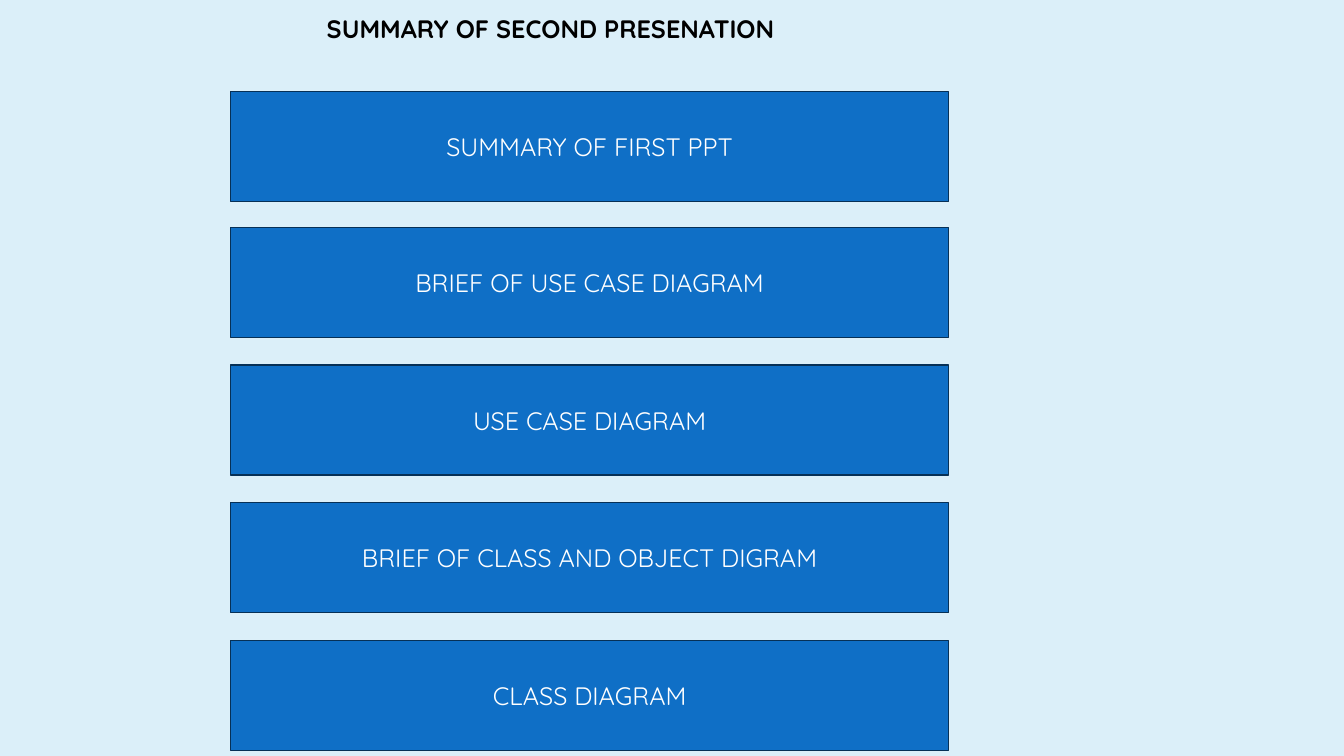
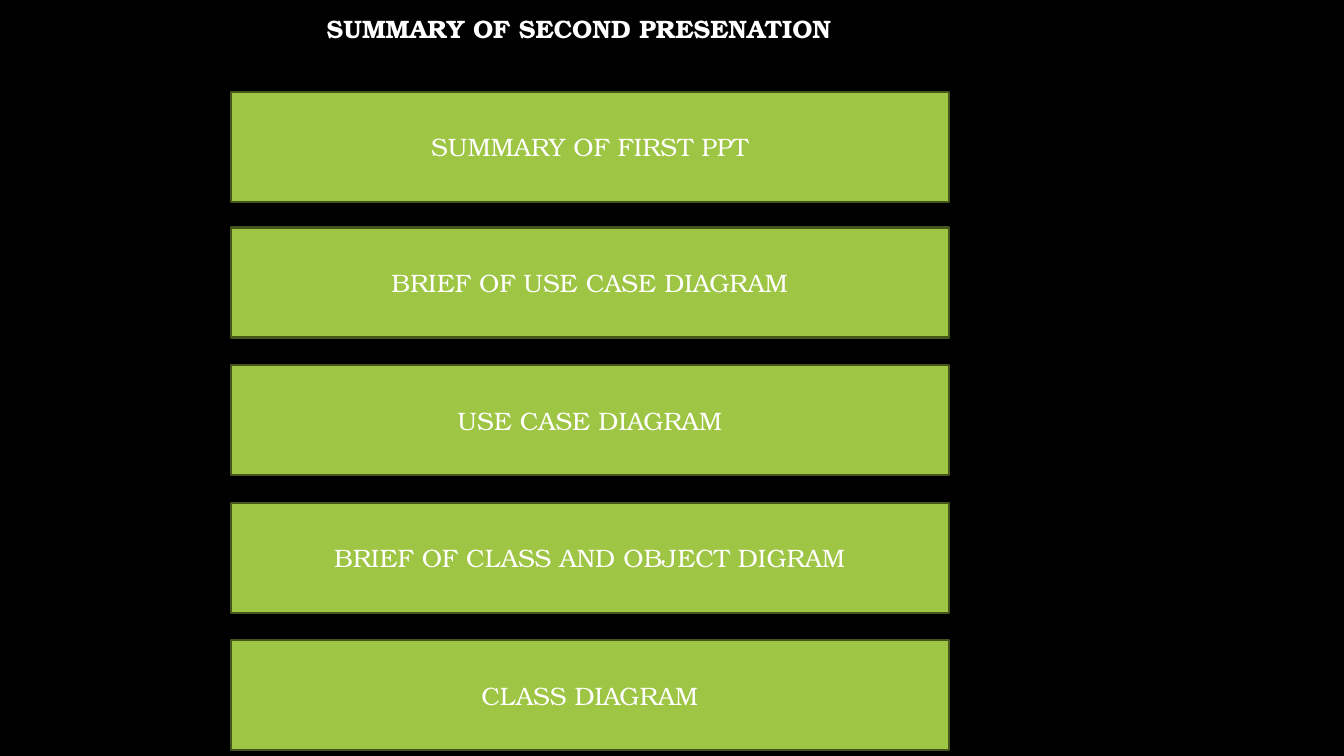
Before and after one commit to kalikumari292725/oopm-case-study, a slide deck: slide 3 of PRESENTATIONPPT3.pptx. Drawn at 1344x756 pixels with LibreOffice and Linux fonts; fonts in the diff are those of the drawing; background and template pictures are left out. Boxes give left, top, right and bottom in pixels: in the first picture for what was removed or moved away, otherwise in the second. Text is boxed around its words. In the diff, an @@ line names an element or a change of style, - is before the commit and + after.

```diff
--- a/PRESENTATIONPPT3.pptx
+++ b/PRESENTATIONPPT3.pptx
@@ background #DBEFF9 to picture (left out) @@
@@ text "SUMMARY OF SECOND PRESENATION" at (327,20,831,39): font Quicksand to TeX Gyre Bonum, text colour #000000 to #FFFFFF @@
@@ font Quicksand to TeX Gyre Bonum; fill #0F6FC6 to #9EC544; outline #073157 1 pt to #45561E 1.5 pt in 5 elements at (231,92,949,202), (231,228,949,338), (231,365,949,475), (231,503,949,613), (231,640,949,750) @@
```
Also in this commit, not shown: 4 other slides changed, 12 slides added, 5 slides removed.
